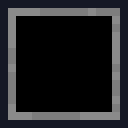
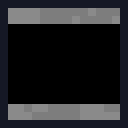
Comparing the layer stacks of the two 128×128 images. Changes:
painted on "fg" over [left=8, top=16, right=120, bottom=112]
